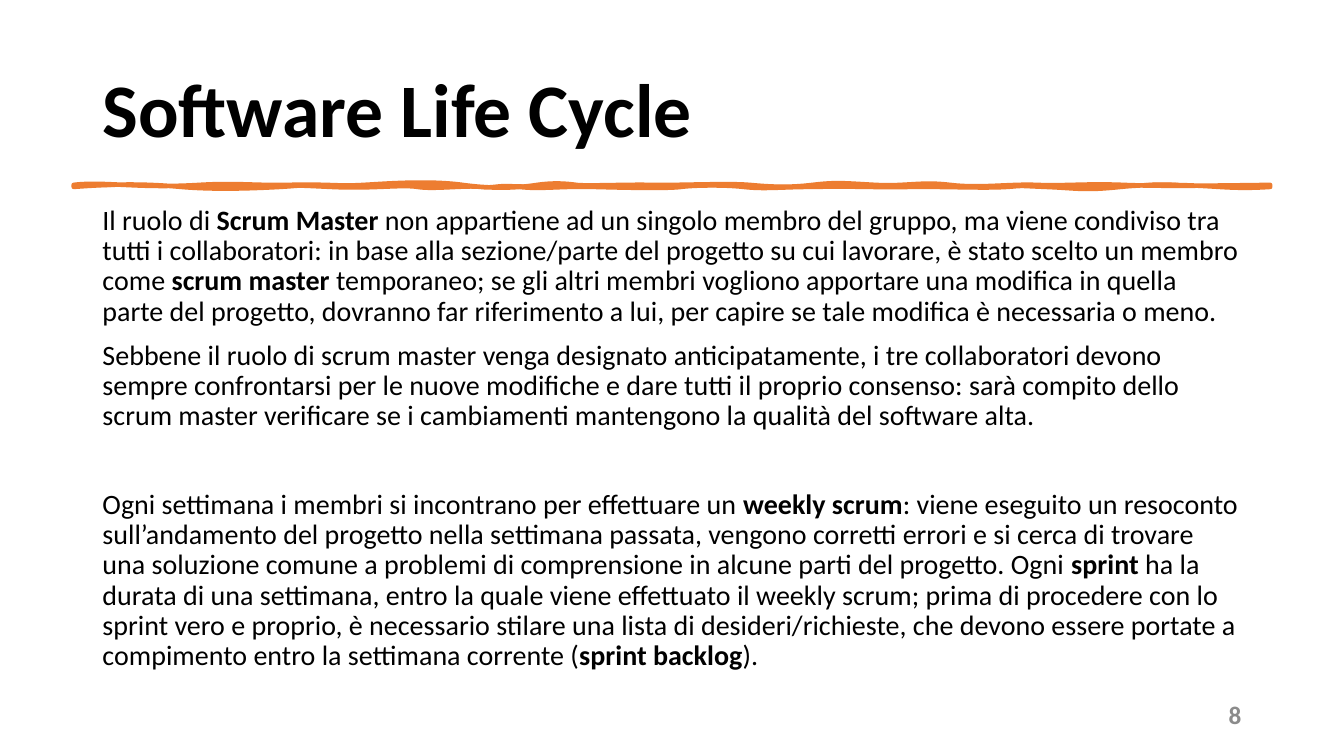
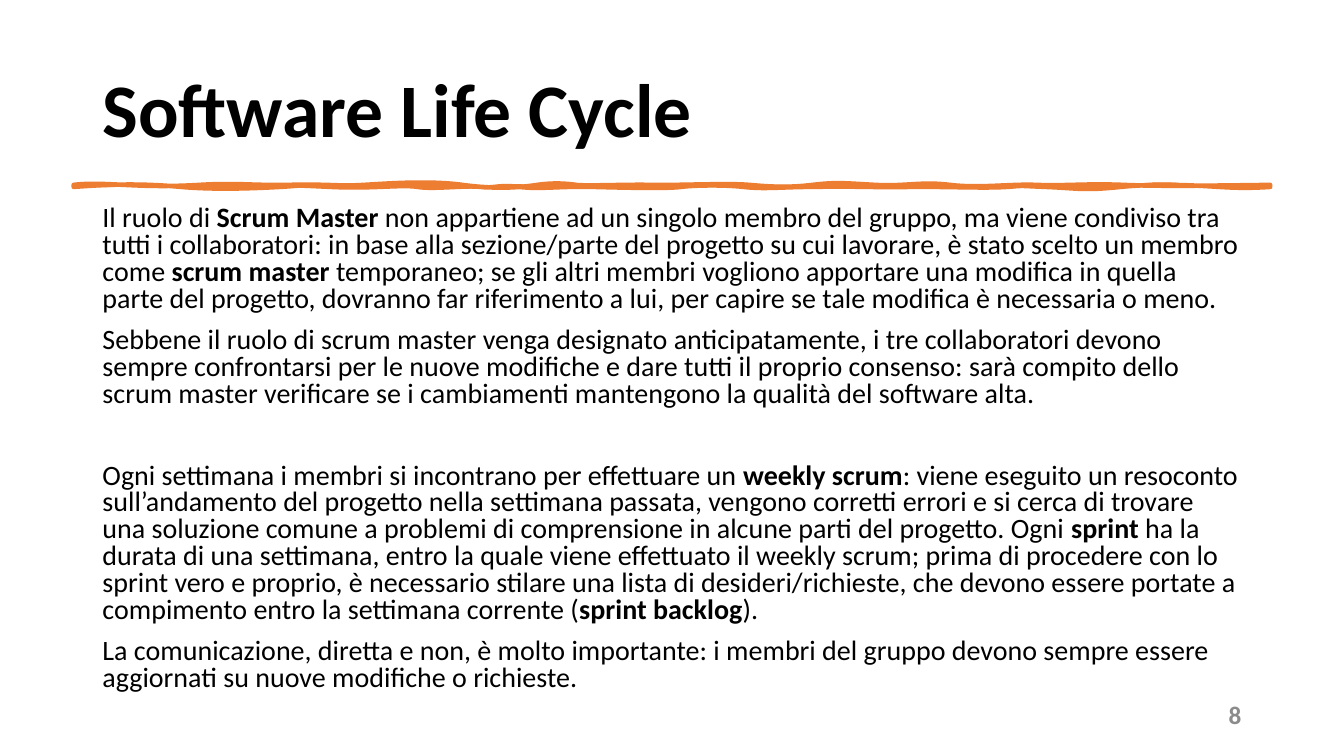
Before and after one commit to mangilimatteo/Progetto_Ingegneria_Software_Cattaneo_Mangili_Saini, a slide deck: slide 8 of Presentazione/Presentazione_Progetto.pptx. Drawn at 1344x756 pixels with LibreOffice and Linux fonts; fonts in the diff are those of the drawing. Boxes give left, top, right and bottom in pixels: in the first picture for what was removed or moved away, otherwise in the second. Text is boxed around its words. In the diff, an @@ line names an element or a change of style, - is before the commit and + after.

Commit message:
Update Presentazione
Correzione Design patterns, SOFTWARE Life Cycle e Qualità del software

```diff
--- a/Presentazione/Presentazione_Progetto.pptx
+++ b/Presentazione/Presentazione_Progetto.pptx
@@ text at <box>102,207,1238,624</box>: line spacing 0.9 to 0.8 @@
@@ text at <box>102,640,1208,692</box>: paragraph added @@
+La comunicazione, diretta e non, è molto importante: i membri del gruppo devono sempre essere aggiornati su nuove modifiche o richieste.
```
Also in this commit, not shown: 3 other slides changed.
